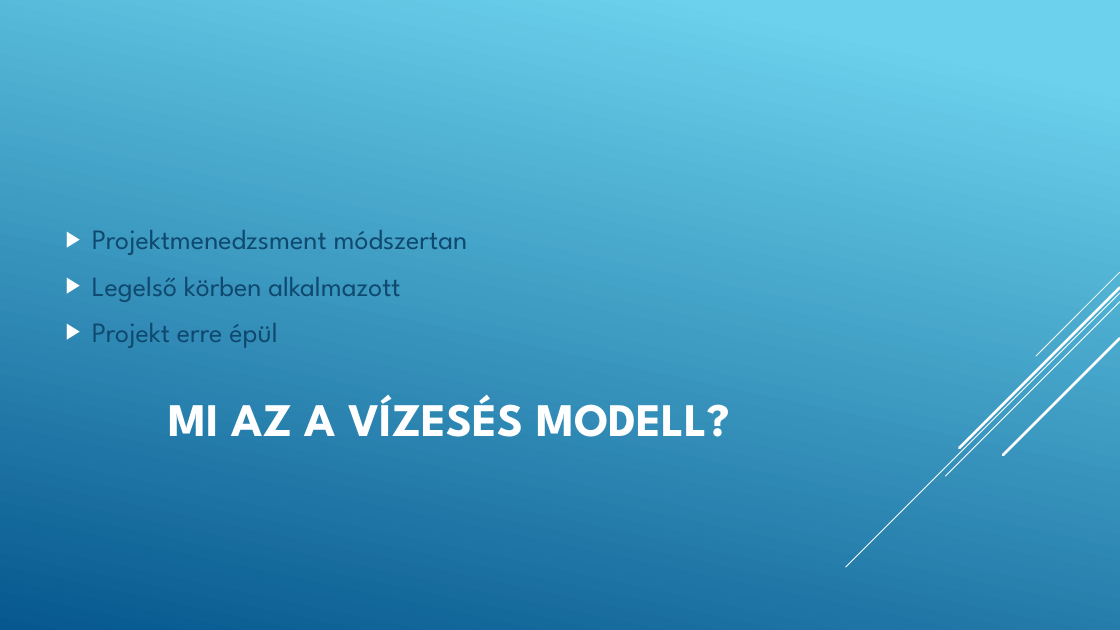
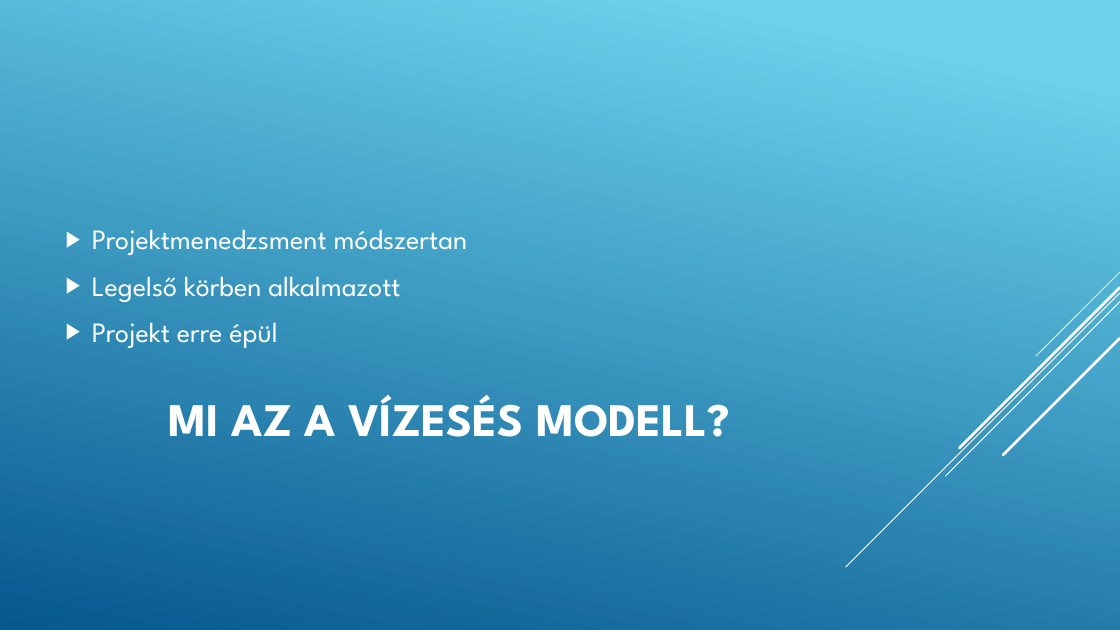
Before and after one commit to JelencsityMiklous/ppt, a slide deck: slide 2 of Vízesés modell.pptx. Drawn at 1120x630 pixels with LibreOffice and Linux fonts; fonts in the diff are those of the drawing. Boxes give left, top, right and bottom in pixels: in the first picture for what was removed or moved away, otherwise in the second. Text is boxed around its words. In the diff, an @@ line names an element or a change of style, - is before the commit and + after.

```diff
--- a/Vízesés modell.pptx
+++ b/Vízesés modell.pptx
@@ text "Projektmenedzsment módszertan" at [92, 229, 468, 348]: text colour #0F496F to #FFFFFF @@
```
Also in this commit, not shown: 3 other slides changed, 4 slides added, 1 slide removed.
